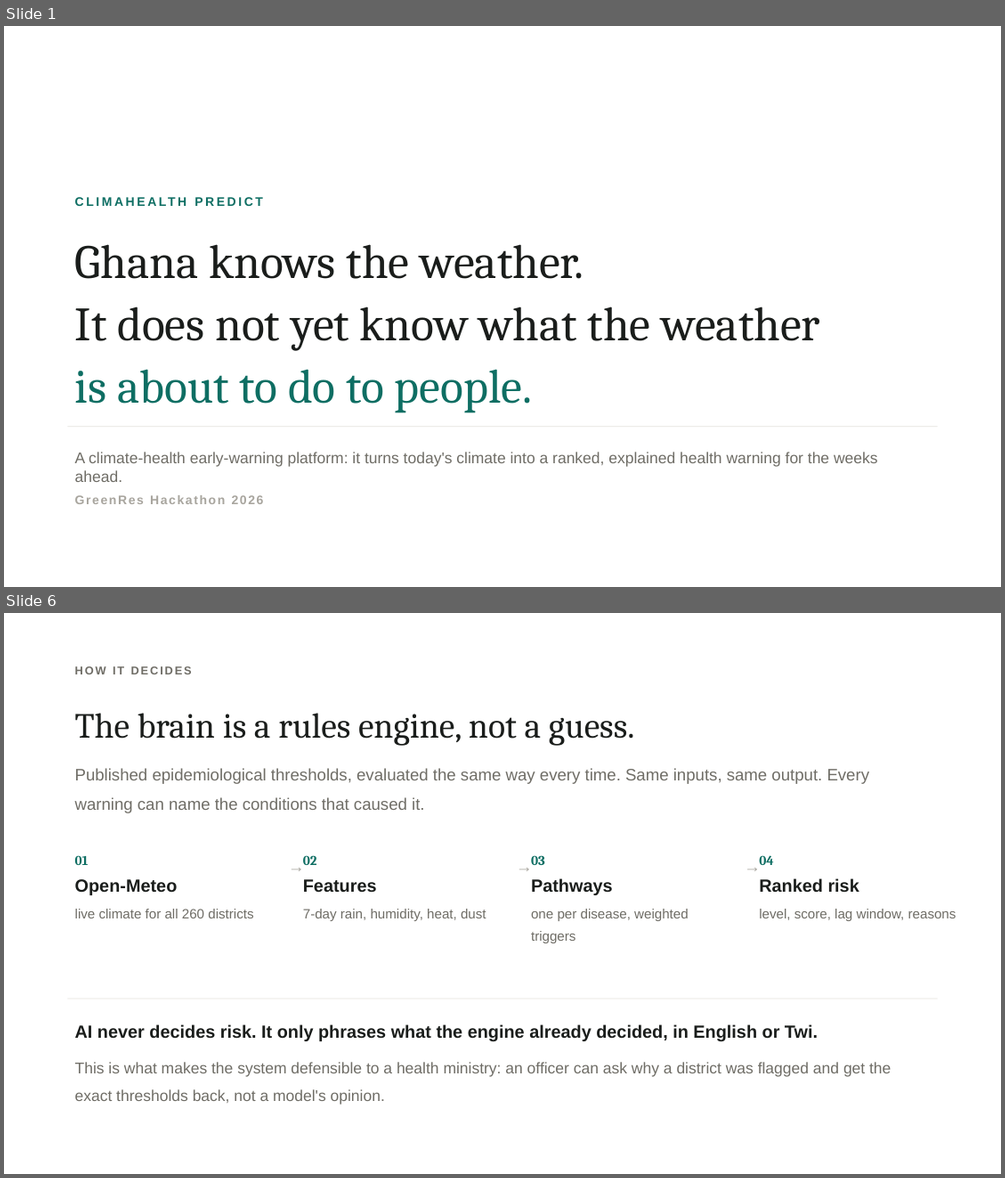
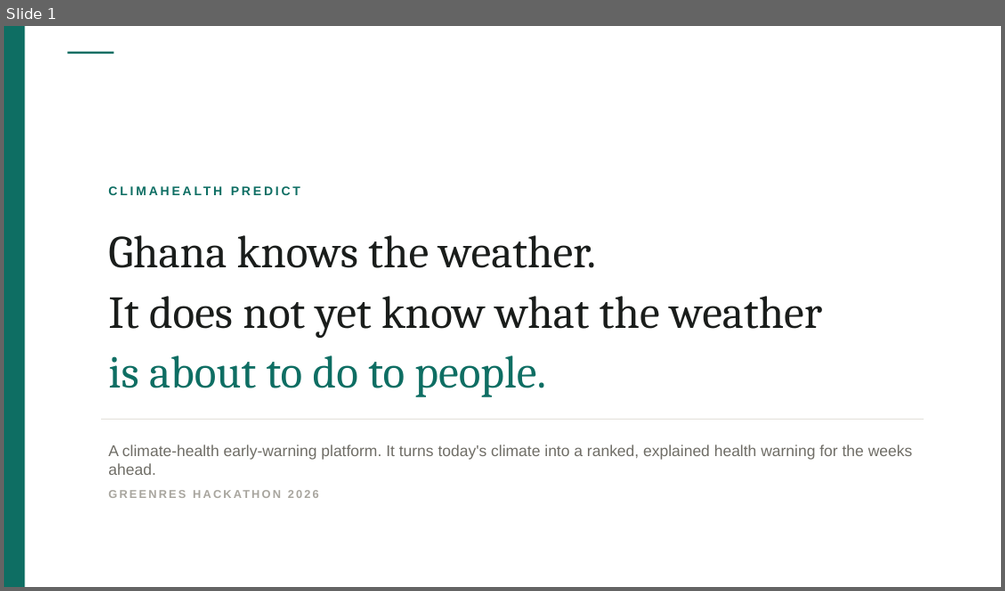
Before and after one commit to Joeboy77/ClimateHealth, a slide deck: deck/ClimaHealth-Predict.pptx. Shown one above the other, each under a label of ours: slides 1 and 6 before the commit, slide 1 after it; the slides between them are not shown. The pictures are 1005x1178 and 1005x591 pixels, drawn with LibreOffice and Linux fonts; fonts in the diff are those of the drawing. Boxes give left, top, right and bottom in pixels: in the first picture for what was removed or moved away, otherwise in the second. Text is boxed around its words. In the diff, an @@ line names an element or a change of style, - is before the commit and + after.

```diff
--- a/deck/ClimaHealth-Predict.pptx
+++ b/deck/ClimaHealth-Predict.pptx
@@ slide 6 removed at [4, 613, 1001, 1174], background #FFFFFF @@
@@ text removed at [75, 666, 192, 674] @@
-HOW IT DECIDES
@@ text removed at [75, 713, 870, 813] @@
-The brain is a rules engine, not a guess.
-Published epidemiological thresholds, evaluated the same way every time. Same inputs, same output. Every warning can name the conditions that caused it.
@@ text removed at [281, 852, 310, 882] @@
-→
@@ text removed at [509, 852, 539, 882] @@
-→
@@ text removed at [736, 852, 767, 882] @@
-→
@@ text removed at [75, 855, 253, 918] @@
-01
-Open-Meteo
-live climate for all 260 districts
@@ text removed at [303, 855, 486, 921] @@
-02
-Features
-7-day rain, humidity, heat, dust
@@ text removed at [531, 855, 688, 943] @@
-03
-Pathways
-one per disease, weighted triggers
@@ text removed at [759, 855, 956, 921] @@
-04
-Ranked risk
-level, score, lag window, reasons
@@ rectangle removed at [67, 998, 938, 999] @@
@@ text removed at [75, 1024, 890, 1104] @@
-AI never decides risk. It only phrases what the engine already decided, in English or Twi.
-This is what makes the system defensible to a health ministry: an officer can ask why a district was flagged and get the exact thresholds back, not a model's opinion.
@@ slide 1 changed as well @@
@@ rectangle added at [4, 26, 25, 587], fill #0E6E63 @@
@@ rectangle added at [67, 52, 114, 54], fill #0E6E63 @@
@@ text "CLIMAHEALTH PREDICT": place and size @@
-text "CLIMAHEALTH PREDICT" at [75, 244, 820, 403]
+text "CLIMAHEALTH PREDICT" at [108, 235, 822, 397]
@@ text "CLIMAHEALTH PREDICT" at [108, 235, 822, 397]: letter spacing 2.2 to 2.4 pt in "CLIMAHEALTH PREDICT"; size 46 to 44 pt in "Ghana knows the weather.", "It does not yet know what the ...", "is about to do to people."; more space between paragraphs; line spacing 1.05 to 1.06; less space between paragraphs @@
@@ rectangle: place and size @@
-rectangle at [67, 426, 938, 426]
+rectangle at [101, 418, 923, 419]
@@ text at [108, 444, 913, 475]: text changed @@
-A climate-health early-warning platform: it turns today's climate into a ranked, explained health warning for the weeks ahead.
-GreenRes Hackathon 2026
+A climate-health early-warning platform. It turns today's climate into a ranked, explained health warning for the weeks ahead.
+GREENRES HACKATHON 2026
```
Also in this commit, not shown: 8 other slides changed, 3 slides added, 9 other slides removed, 9 other files.
